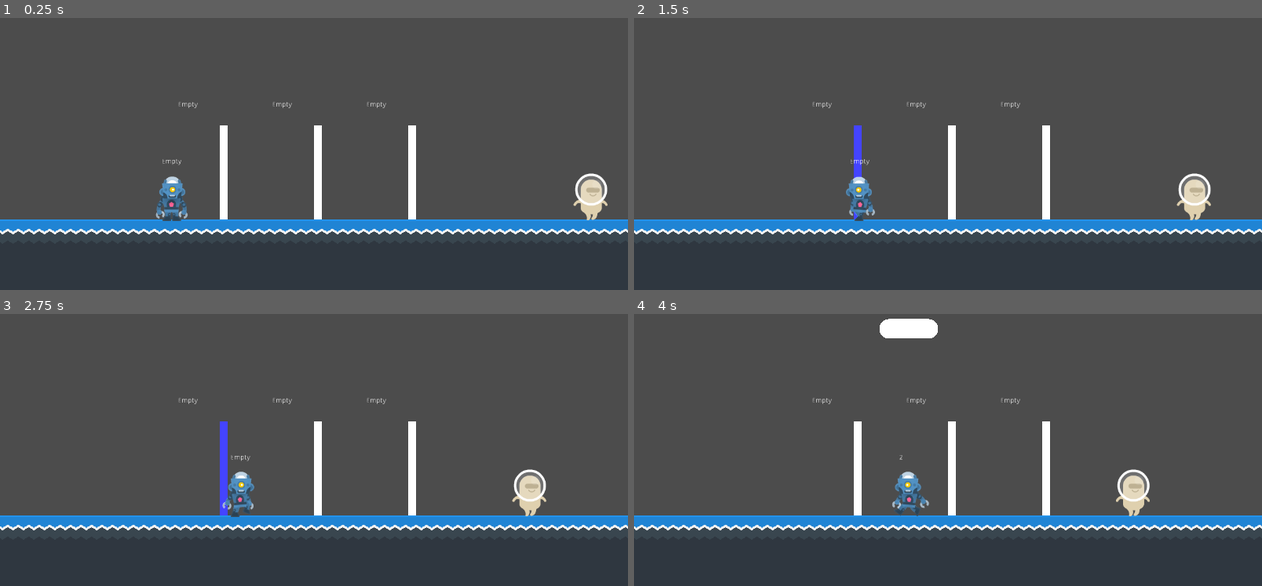
Above: before the commit, frames 1-4 (two rows, left to right).
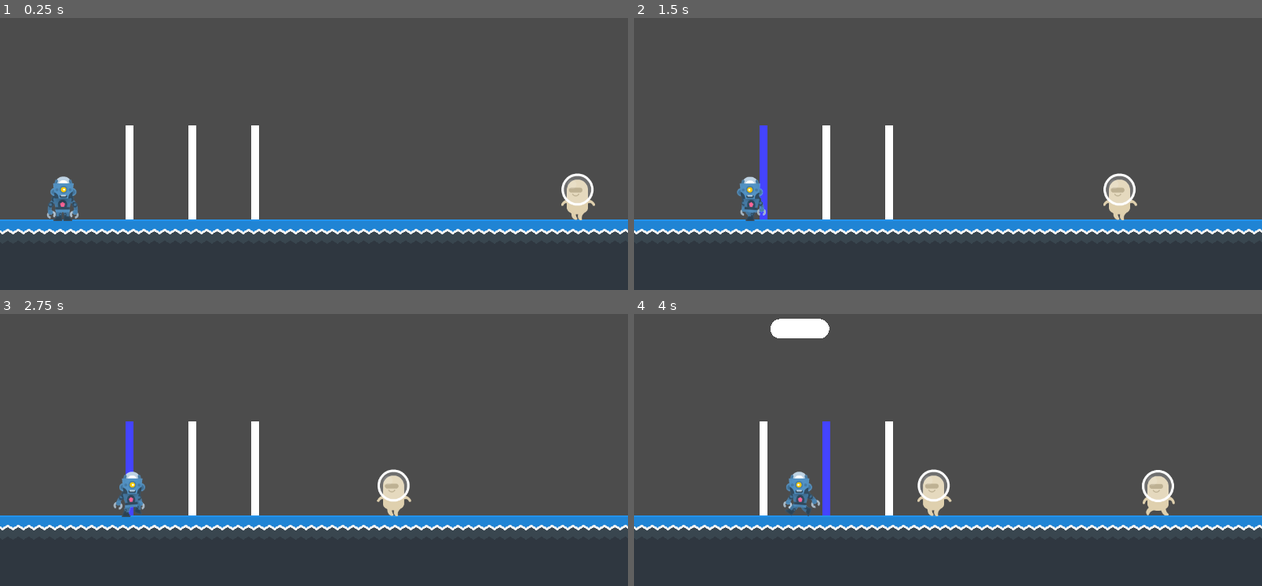
Above: after the commit, the same moments.

Repository: hermitt88/Hanoi-TD
Game: Godot game, scene res://Main.tscn
Same seed, same stepped clock (60 frames per second), same inputs: the game is played once before the commit and once after it.
Inputs:
- Up to frame 1 (0.25 s): no input
- Up to frame 2 (1.5 s): tap Enter (ui_accept) at 0.5, 0.77 s; hold Right (ui_right) 0.53-1.28 s; tap Space (ui_select) at 0.6, 1.35 s; hold Left (ui_left) from 1.28 s (still down)
- Up to frame 3 (2.75 s): tap Enter (ui_accept) at 1.52 s; release Left (ui_left) at 2.03 s; hold Right (ui_right) from 2.03 s (still down); tap Space (ui_select) at 2.1 s
- Up to frame 4 (4 s): tap Space (ui_select) at 2.85, 3.6 s; tap Enter (ui_accept) at 3.02, 3.77 s; release Right (ui_right) at 3.53 s; hold Left (ui_left) from 3.53 s (still down)

The runs differ from the first frame. In frame 1, 4.7% of the frame differs, in the area x 7-97%, y 30-75%; in frame 2, 4.7%; in frame 3, 4.8%; in frame 4, 6.7%, in the area x 20-87%, y 1-75%.

Commit message:
nextToDo: connect sig from instances

Diff:
--- a/AlienBeige.gd
+++ b/AlienBeige.gd
@@ -1,6 +1,7 @@
 extends Node2D
 
-#func _ready():
+func _ready():
+	$AnimatedSprite.flip_h = true
+	$AnimatedSprite.play("walk")
 
-func _process(_delta):
-	$AnimatedSprite.play("walk")
+#func _process(_delta):
--- a/AlienBeige.tscn
+++ b/AlienBeige.tscn
@@ -1,10 +1,12 @@
-[gd_scene load_steps=7 format=2]
+[gd_scene load_steps=9 format=2]
 
 [ext_resource path="res://assets/enemies/alienBeige.png" type="Texture" id=1]
 [ext_resource path="res://assets/enemies/alienBeige_walk2.png" type="Texture" id=2]
 [ext_resource path="res://assets/enemies/alienBeige_stand.png" type="Texture" id=3]
 [ext_resource path="res://assets/enemies/alienBeige_walk1.png" type="Texture" id=4]
-[ext_resource path="res://AlienBeige.gd" type="Script" id=5]
+[ext_resource path="res://AlienFollow.gd" type="Script" id=5]
+[ext_resource path="res://assets/enemies/alienBeige_swim1.png" type="Texture" id=6]
+[ext_resource path="res://assets/enemies/alienBeige_swim2.png" type="Texture" id=7]
 
 [sub_resource type="SpriteFrames" id=1]
 animations = [ {
@@ -13,16 +15,25 @@
 "name": "idle",
 "speed": 0.5
 }, {
+"frames": [ ExtResource( 6 ), ExtResource( 7 ), ExtResource( 6 ), ExtResource( 7 ), ExtResource( 6 ), ExtResource( 7 ) ],
+"loop": false,
+"name": "swim",
+"speed": 5.0
+}, {
 "frames": [ ExtResource( 4 ), ExtResource( 2 ) ],
 "loop": true,
 "name": "walk",
 "speed": 5.0
 } ]
 
-[node name="AlienBeige" type="Node2D"]
+[node name="AlienBeige" type="PathFollow2D"]
+rotate = false
+loop = false
 script = ExtResource( 5 )
 
 [node name="AnimatedSprite" type="AnimatedSprite" parent="."]
 position = Vector2( 0, -46 )
 frames = SubResource( 1 )
 animation = "walk"
+playing = true
+flip_h = true
--- /dev/null
+++ b/AlienFollow.gd
@@ -0,0 +1,16 @@
+extends PathFollow2D
+
+#onready var AlienTimer = get_node("./AlienTimer")
+#var AlienBeige = preload("res://AlienBeige.tscn")
+
+var speed = 150
+
+func _process(delta):
+	#var new_offset = get_offset() + speed * delta
+	var progress = get_unit_offset()
+	if progress < 1:
+		set_offset(get_offset() + speed * delta)
+	else:
+		$AnimatedSprite.play("swim")
+		yield($AnimatedSprite, "animation_finished")
+		queue_free()
--- a/AlienPath.gd
+++ b/AlienPath.gd
@@ -1,7 +1,15 @@
-extends PathFollow2D
+extends Path2D
 
-var speed = 50
+var AlienBeige = preload("res://AlienBeige.tscn")
 
-func _process(delta):
-	var new_offset = get_offset() + speed * delta
-	set_offset(new_offset)
+func _ready():
+	testWave()
+
+#func _process(delta):
+
+
+func testWave():
+	var new_AlienBeige = AlienBeige.instance()
+	add_child(new_AlienBeige, true)
+	yield(get_tree().create_timer(3), "timeout")
+	testWave()
--- /dev/null
+++ b/Bullet.gd
@@ -0,0 +1,6 @@
+extends Area2D
+
+var colorWhite = Color(255, 255, 255, 1)
+
+func _draw():
+	draw_circle(Vector2.ZERO, 32, colorWhite)
--- /dev/null
+++ b/Bullet.tscn
@@ -0,0 +1,10 @@
+[gd_scene load_steps=2 format=2]
+
+[ext_resource path="res://Bullet.gd" type="Script" id=1]
+
+[node name="Bullet" type="Area2D"]
+script = ExtResource( 1 )
+
+[node name="CollisionShape2D" type="CollisionShape2D" parent="."]
+
+[node name="Sprite" type="Sprite" parent="."]
--- a/Main.gd
+++ b/Main.gd
@@ -25,6 +25,7 @@
 		emit_signal("updateHand", playerHand)
 
 	if Input.is_action_just_pressed("ui_select"):
+		print(playerVisiting)
 		if playerVisiting != -1:
 			if playerHand:
 				if !currentTowerArray or currentTowerArray.size() < currentTowerCapacity and currentTowerArray[-1] > playerHand:
@@ -40,8 +41,9 @@
 			print("please visit anywhere")
 
 
-
-func _on_testBox1_towerSignal(towerIndex, playerHere, towerArray, towerCapacity):
+#타워시그널 잃어버림!!!!
+func _on_Tower_towerSignal(towerIndex, playerHere, towerArray, towerCapacity):
+	print("towerIndex ", towerIndex, " playerHere ", playerHere)
 	playerVisiting = towerIndex if playerHere else -1
 	currentTowerArray = towerArray
 	currentTowerCapacity = towerCapacity
--- a/Main.tscn
+++ b/Main.tscn
@@ -1,18 +1,14 @@
-[gd_scene load_steps=9 format=2]
+[gd_scene load_steps=7 format=2]
 
 [ext_resource path="res://Map.tscn" type="PackedScene" id=1]
 [ext_resource path="res://Player.tscn" type="PackedScene" id=2]
 [ext_resource path="res://Main.gd" type="Script" id=3]
-[ext_resource path="res://testBox1.gd" type="Script" id=4]
+[ext_resource path="res://Towers.gd" type="Script" id=4]
 [ext_resource path="res://AlienPath.gd" type="Script" id=5]
-[ext_resource path="res://AlienBeige.tscn" type="PackedScene" id=6]
-
-[sub_resource type="RectangleShape2D" id=1]
-extents = Vector2( 8, 96 )
 
 [sub_resource type="Curve2D" id=2]
 _data = {
-"points": PoolVector2Array( 0, 0, 0, 0, 1216, 576, 0, 0, 0, 0, 0, 576 )
+"points": PoolVector2Array( 0, 0, 0, 0, 1216, 576, 0, 0, 0, 0, 64, 576 )
 }
 
 [node name="Main" type="Node2D"]
@@ -21,105 +17,15 @@
 [node name="TileMap" parent="." instance=ExtResource( 1 )]
 
 [node name="Towers" type="Node2D" parent="."]
-
-[node name="testBox1" type="Area2D" parent="Towers"]
-position = Vector2( 448, 384 )
-collision_layer = 4
-collision_mask = 2
 script = ExtResource( 4 )
-__meta__ = {
-"_edit_group_": true
-}
-
-[node name="CollisionShape2D" type="CollisionShape2D" parent="Towers/testBox1"]
-position = Vector2( 8, 96 )
-shape = SubResource( 1 )
-
-[node name="ColorRect" type="ColorRect" parent="Towers/testBox1"]
-margin_right = 16.0
-margin_bottom = 192.0
-
-[node name="Turrets" type="Node2D" parent="Towers/testBox1"]
-
-[node name="Label" type="Label" parent="Towers/testBox1"]
-margin_left = -85.0
-margin_top = -49.0
-margin_right = 146.0
-margin_bottom = -10.0
-
-[node name="testBox2" type="Area2D" parent="Towers"]
-position = Vector2( 640, 384 )
-collision_layer = 4
-collision_mask = 2
-script = ExtResource( 4 )
-__meta__ = {
-"_edit_group_": true
-}
-
-[node name="CollisionShape2D" type="CollisionShape2D" parent="Towers/testBox2"]
-position = Vector2( 8, 96 )
-shape = SubResource( 1 )
-
-[node name="ColorRect" type="ColorRect" parent="Towers/testBox2"]
-margin_right = 16.0
-margin_bottom = 192.0
-
-[node name="Turrets" type="Node2D" parent="Towers/testBox2"]
-
-[node name="Label" type="Label" parent="Towers/testBox2"]
-margin_left = -85.0
-margin_top = -49.0
-margin_right = 146.0
-margin_bottom = -10.0
-
-[node name="testBox3" type="Area2D" parent="Towers"]
-position = Vector2( 832, 384 )
-collision_layer = 4
-collision_mask = 2
-script = ExtResource( 4 )
-__meta__ = {
-"_edit_group_": true
-}
-
-[node name="CollisionShape2D" type="CollisionShape2D" parent="Towers/testBox3"]
-position = Vector2( 8, 96 )
-shape = SubResource( 1 )
-
-[node name="ColorRect" type="ColorRect" parent="Towers/testBox3"]
-margin_right = 16.0
-margin_bottom = 192.0
-
-[node name="Turrets" type="Node2D" parent="Towers/testBox3"]
-
-[node name="Label" type="Label" parent="Towers/testBox3"]
-margin_left = -85.0
-margin_top = -49.0
-margin_right = 146.0
-margin_bottom = -10.0
 
 [node name="Player" parent="." instance=ExtResource( 2 )]
-position = Vector2( 350, 515 )
+position = Vector2( 128, 515 )
 collision_layer = 2
 collision_mask = 4
 
 [node name="Path2D" type="Path2D" parent="."]
 curve = SubResource( 2 )
-
-[node name="AlienPath" type="PathFollow2D" parent="Path2D"]
-position = Vector2( 1216, 576 )
-rotate = false
 script = ExtResource( 5 )
 
-[node name="AlienBeige" parent="Path2D/AlienPath" instance=ExtResource( 6 )]
-
 [connection signal="updateHand" from="." to="Player" method="_on_Main_updateHand"]
-[connection signal="updateTower" from="." to="Towers/testBox1" method="_on_Main_updateTower"]
-[connection signal="area_entered" from="Towers/testBox1" to="Towers/testBox1" method="_on_testBox_area_entered"]
-[connection signal="area_exited" from="Towers/testBox1" to="Towers/testBox1" method="_on_testBox_area_exited"]
-[connection signal="towerSignal" from="Towers/testBox1" to="." method="_on_testBox1_towerSignal"]
-[connection signal="area_entered" from="Towers/testBox2" to="Towers/testBox2" method="_on_testBox_area_entered"]
-[connection signal="area_exited" from="Towers/testBox2" to="Towers/testBox2" method="_on_testBox_area_exited"]
-[connection signal="towerSignal" from="Towers/testBox2" to="." method="_on_testBox1_towerSignal"]
-[connection signal="area_entered" from="Towers/testBox3" to="Towers/testBox3" method="_on_testBox_area_entered"]
-[connection signal="area_exited" from="Towers/testBox3" to="Towers/testBox3" method="_on_testBox_area_exited"]
-[connection signal="towerSignal" from="Towers/testBox3" to="." method="_on_testBox1_towerSignal"]
--- a/Player.gd
+++ b/Player.gd
@@ -32,10 +32,6 @@
 	#velocity = move_and_slide(velocity * speed)
 	position.x = clamp(position.x, 0, screen_size.x)
 
-	if onHand:
-		$Label.text = String(onHand)
-	else:
-		$Label.text = "Empty"
 	update()
 
 func _draw():
--- a/Player.tscn
+++ b/Player.tscn
@@ -42,9 +42,3 @@
 [node name="CollisionShape2D" type="CollisionShape2D" parent="."]
 position = Vector2( 0, 16 )
 shape = SubResource( 2 )
-
-[node name="Label" type="Label" parent="."]
-margin_left = -20.0
-margin_top = -64.0
-margin_right = 22.0
-margin_bottom = -38.0
--- a/testBox1.gd
+++ b/Tower.gd
@@ -18,10 +18,6 @@
 	towerCapacity = 3
 
 func _process(_delta):
-	if towerArray:
-		$Label.text = String(towerArray)
-	else:
-		$Label.text = "Empty"
 	update()
 
 func _draw():
@@ -39,20 +35,22 @@
 	draw_circle(circleCenter2, circleRadius, colorWhite)
 	draw_rect(Rect2(rectStart, rectSize), colorWhite)
 
+func attack():
+	pass
 
-func _on_testBox_area_entered(area):
+func _on_Main_updateTower(nth, to):
+	if towerIndex == nth:
+		towerArray = to
+
+
+func _on_Tower_area_entered(area):
 	if area.get_name() == "Player":
 		$ColorRect.modulate = Color(0, 0, 255, 0.1)
 		playerHere = true
 		emit_signal("towerSignal", towerIndex, playerHere, towerArray, towerCapacity)
 
-func _on_testBox_area_exited(area):
+func _on_Tower_area_exited(area):
 	if area.get_name() == "Player":
 		$ColorRect.modulate = colorWhite
 		playerHere = false
 		emit_signal("towerSignal", towerIndex, playerHere, towerArray, towerCapacity)
-
-
-func _on_Main_updateTower(nth, to):
-	if towerIndex == nth:
-		towerArray = to
--- a/Tower.tscn
+++ b/Tower.tscn
@@ -1,8 +1,27 @@
-[gd_scene format=2]
+[gd_scene load_steps=3 format=2]
 
-[node name="Tower" type="Node2D"]
+[ext_resource path="res://Tower.gd" type="Script" id=1]
+
+[sub_resource type="RectangleShape2D" id=1]
+extents = Vector2( 8, 96 )
+
+[node name="Tower1" type="Area2D"]
+position = Vector2( 320, 384 )
+collision_layer = 4
+collision_mask = 2
+script = ExtResource( 1 )
+__meta__ = {
+"_edit_group_": true
+}
+
+[node name="CollisionShape2D" type="CollisionShape2D" parent="."]
+position = Vector2( 8, 96 )
+scale = Vector2( 3, 1 )
+shape = SubResource( 1 )
 
 [node name="ColorRect" type="ColorRect" parent="."]
 margin_right = 16.0
 margin_bottom = 192.0
-color = Color( 0.0588235, 0.807843, 0.886275, 1 )
+
+[connection signal="area_entered" from="." to="." method="_on_Tower_area_entered"]
+[connection signal="area_exited" from="." to="." method="_on_Tower_area_exited"]
--- /dev/null
+++ b/Towers.gd
@@ -0,0 +1,15 @@
+extends Node2D
+
+var Tower = preload("res://Tower.tscn")
+
+func _ready():
+	three_towers()
+
+#func _process(delta):
+
+
+func three_towers():
+	for i in [0, 1, 2]:
+		var new_Tower = Tower.instance()
+		new_Tower.position = Vector2(256 + 128 * i, 384)
+		add_child(new_Tower, true)
--- a/project.godot
+++ b/project.godot
@@ -12,7 +12,7 @@
 "base": "Area2D",
 "class": "Tower",
 "language": "GDScript",
-"path": "res://testBox1.gd"
+"path": "res://Tower.gd"
 } ]
 _global_script_class_icons={
 "Tower": ""
